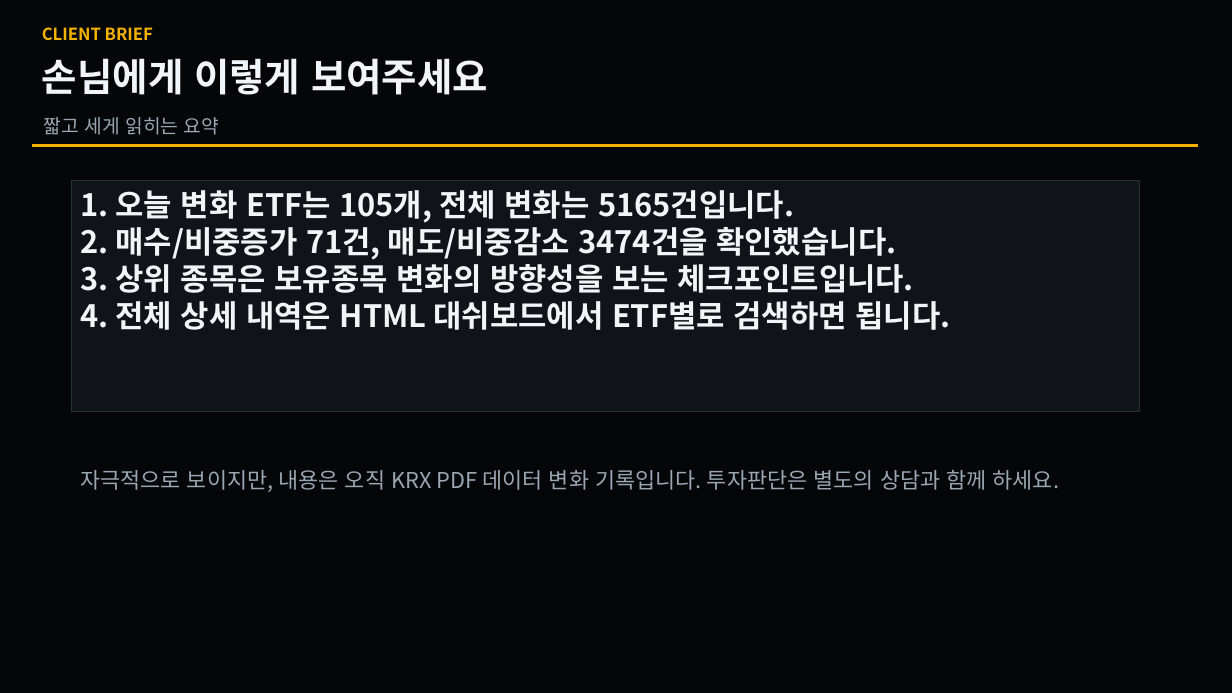
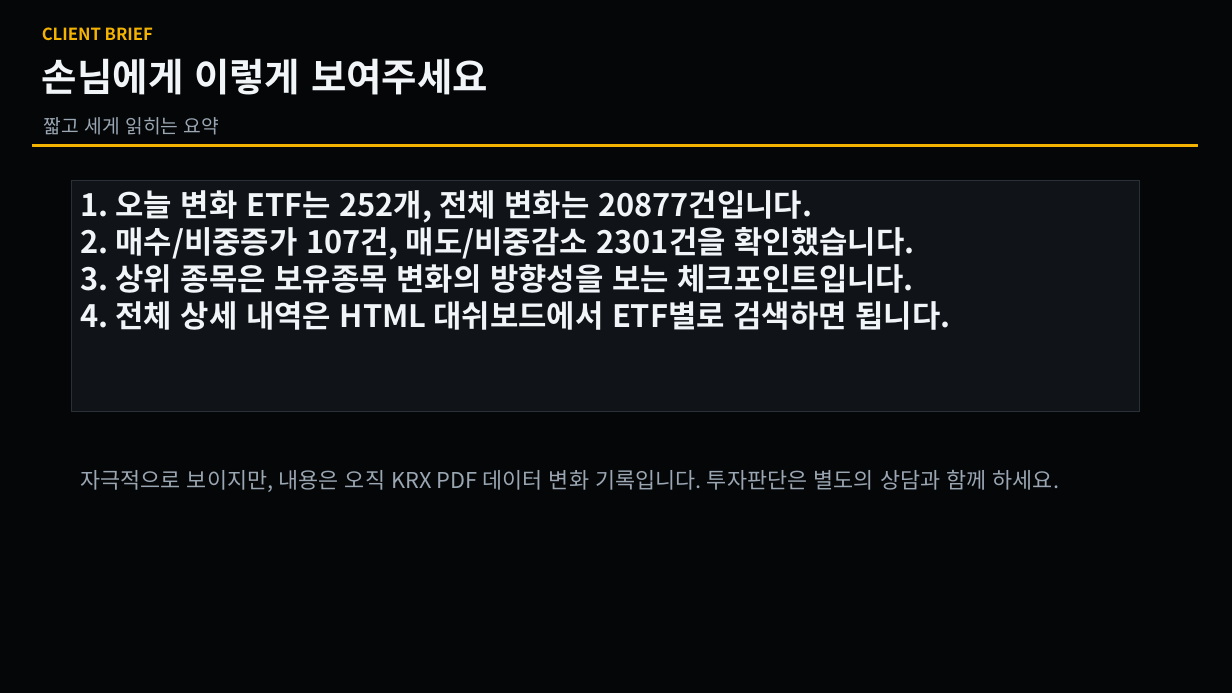
Before and after one commit to se2in/ETF_KRX, a slide deck: slide 5 of docs/latest_changes.pptx. Drawn at 1232x693 pixels with LibreOffice and Linux fonts; fonts in the diff are those of the drawing. Boxes give left, top, right and bottom in pixels: in the first picture for what was removed or moved away, otherwise in the second. Text is boxed around its words. In the diff, an @@ line names an element or a change of style, - is before the commit and + after.

```diff
--- a/docs/latest_changes.pptx
+++ b/docs/latest_changes.pptx
@@ text in rectangle at box(80, 190, 914, 260): text changed @@
-1. 오늘 변화 ETF는 105개, 전체 변화는 5165건입니다.
-2. 매수/비중증가 71건, 매도/비중감소 3474건을 확인했습니다.
+1. 오늘 변화 ETF는 252개, 전체 변화는 20877건입니다.
+2. 매수/비중증가 107건, 매도/비중감소 2301건을 확인했습니다.
```
Also in this commit, not shown: 4 other slides changed, 1 other file.
